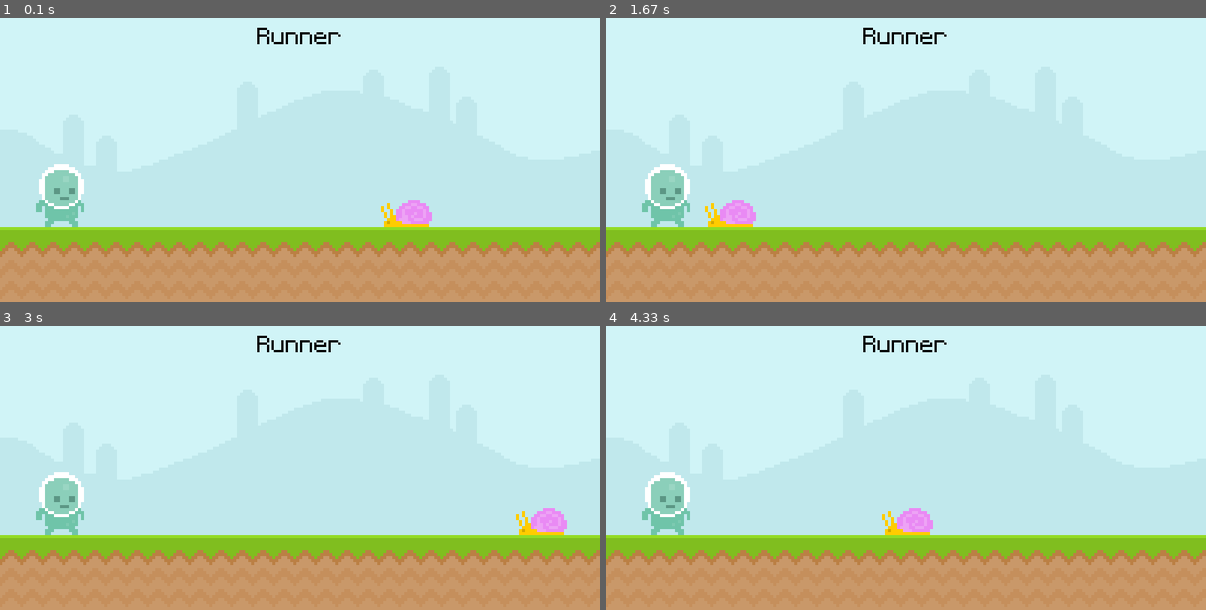
Above: before the commit, frames 1-4 (two rows, left to right).
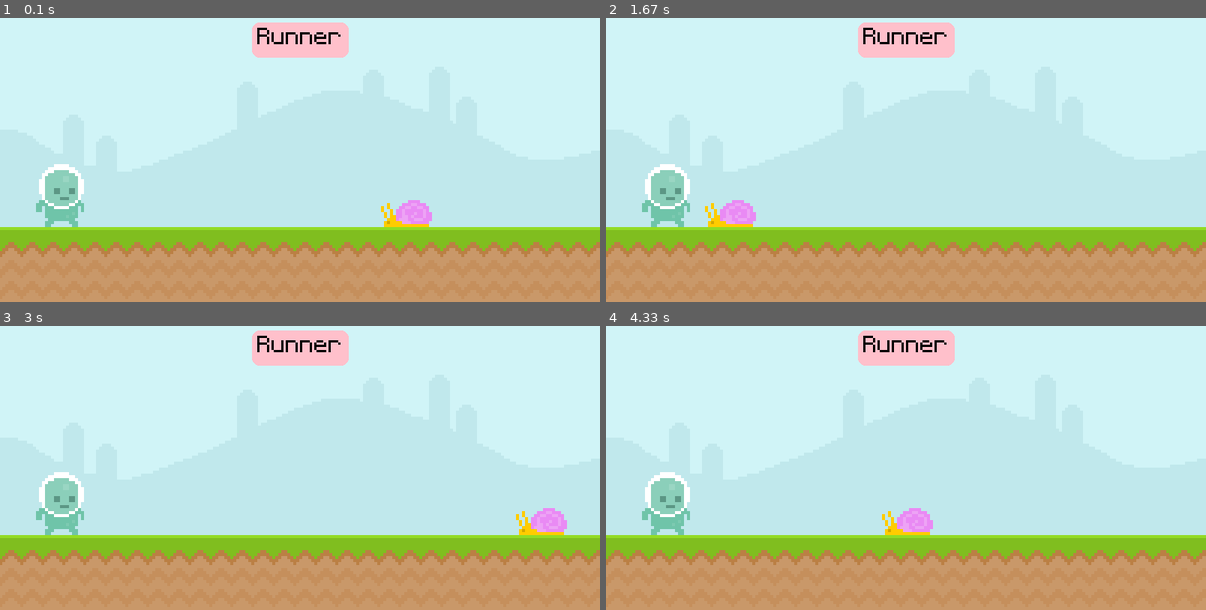
Above: after the commit, the same moments.

Repository: atrox3d/ultimate-introduction-to-pygame
Game: pygame game, started from main.py
Two runs of this game, one before a commit and one after it. Both use one fixed random seed, a clock stepped at 60 frames per second and the inputs below.
Inputs:
- Up to frame 1 (0.1 s): no input
- Up to frame 2 (1.67 s): no input
- Up to frame 3 (3 s): no input
- Up to frame 4 (4.33 s): no input

The runs differ from the first frame. In frame 1, 1.7% of the frame differs, in the area x 42-59%, y 1-14%; in frame 2, 1.7%; in frame 3, 1.7%; in frame 4, 1.7%.

Commit message:
draw score rect

Diff:
--- a/main.py
+++ b/main.py
@@ -59,6 +59,9 @@
     screen.blit(sky_bg, (0, 0))                             # draw sky
     screen.blit(ground_bg, (0, 300))                        # draw terrain
     #
+    score_bg = score_rect.inflate(15, 15)
+    # pygame.draw.rect(screen, 'Pink', score_bg)
+    pygame.draw.rect(screen, 'Pink', score_bg, border_radius=10)
     screen.blit(score, score_rect)                          # draw score
     #
     screen.blit(snail, snail_rect)                          # draw snail using rect
